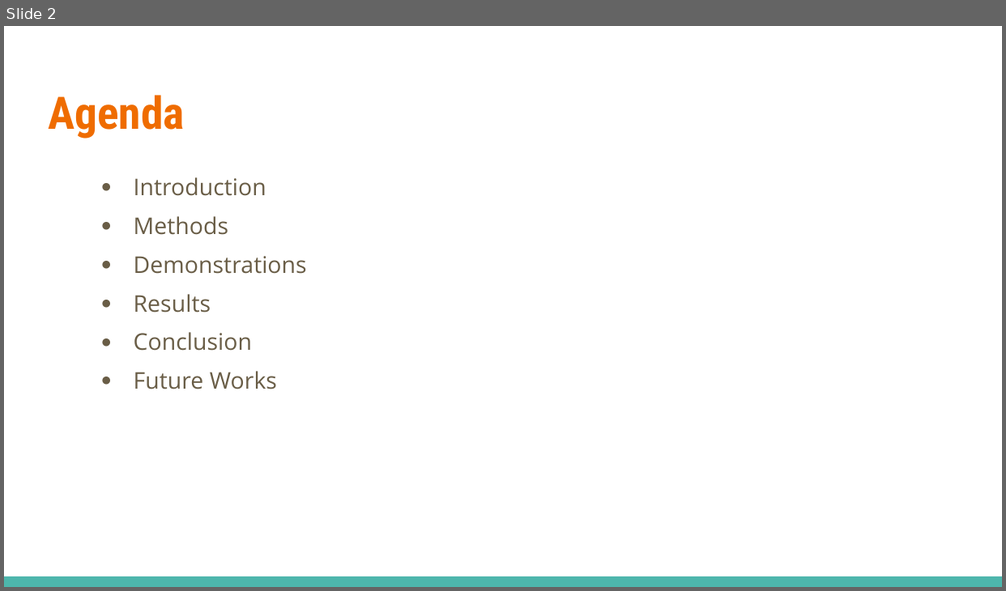
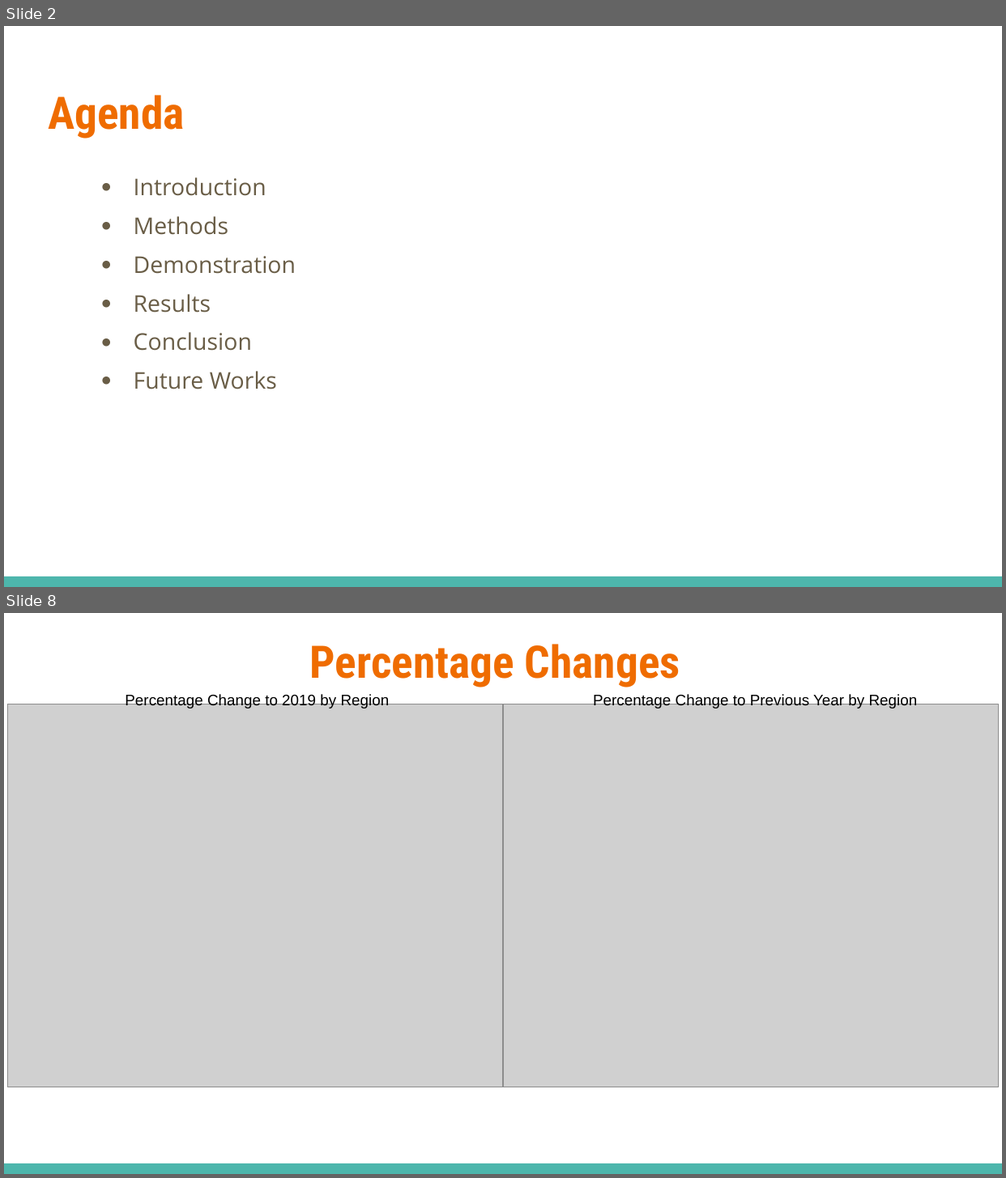
Before and after one commit to elliot-linsey/QMUL, a slide deck: EOY Project/Presentation.pptx. Shown one above the other, each under a label of ours: slide 2 before the commit, slides 2 and 8 after it; the slides between them are not shown. The pictures are 1006x591 and 1006x1178 pixels, drawn with LibreOffice and Linux fonts; fonts in the diff are those of the drawing; grey boxes stand for pictures. Boxes give left, top, right and bottom in pixels: in the first picture for what was removed or moved away, otherwise in the second. Text is boxed around its words. In the diff, an @@ line names an element or a change of style, - is before the commit and + after.

```diff
--- a/EOY Project/Presentation.pptx
+++ b/EOY Project/Presentation.pptx
@@ slide 8 added at (4,613,1002,1174), background #FFFFFF; not listed: 1 template element that a slide beside it also shows @@
@@ title added at (310,644,680,688), 32.4 pt, text #EF6C00, bold @@
+Percentage Changes
@@ picture added at (8,705,503,1088) @@
@@ text added at (125,694,390,709), 11 pt, text #000000 @@
+Percentage Change to 2019 by Region
@@ picture added at (503,705,998,1088) @@
@@ text added at (593,694,918,709), 11 pt, text #000000 @@
+Percentage Change to Previous Year by Region
@@ slide 2 changed as well @@
@@ text at (134,256,296,274): text changed @@
-● Demonstrations
+● Demonstration
```
Also in this commit, not shown: 1 other slide changed, 7 other slides added, 1 slide removed.
